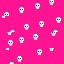
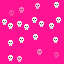
Before/after of a 64 × 64 layered artwork. What changed in the layer stack:
added layer "Copy of Paint Layer 1 Merged" above "Paint Layer 1 Merged" over [2, 0, 59, 64]
hid "Paint Layer 1 Merged", painted on it over [2, 0, 59, 64]
